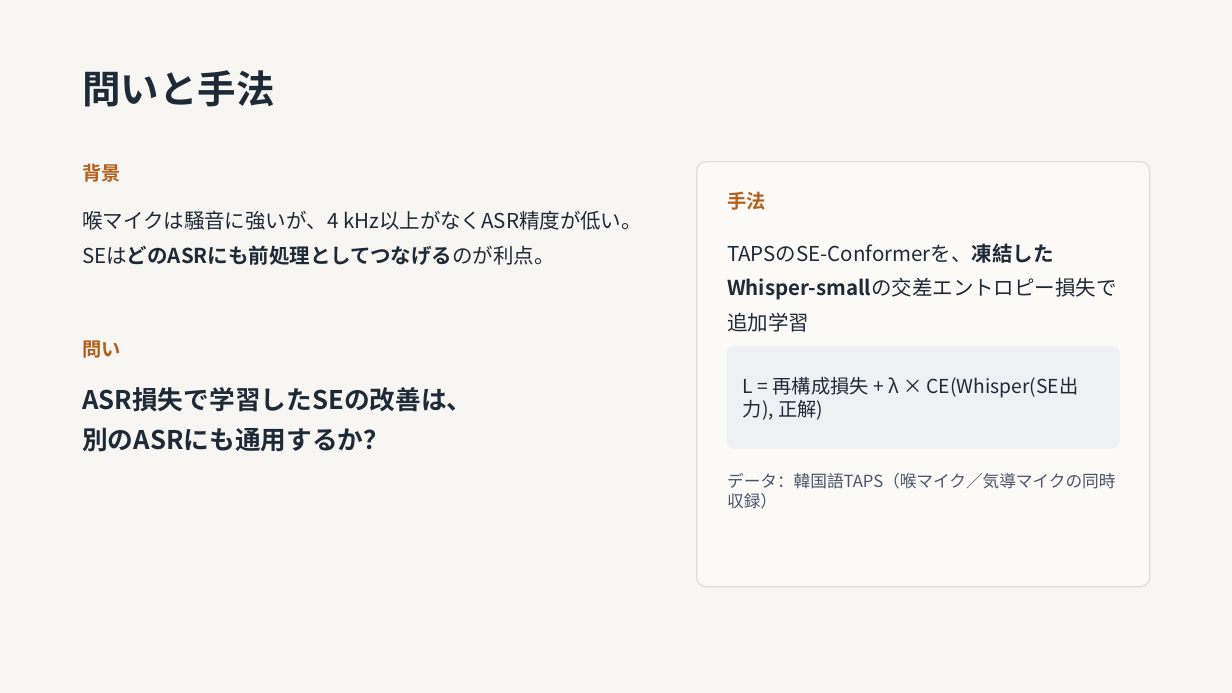
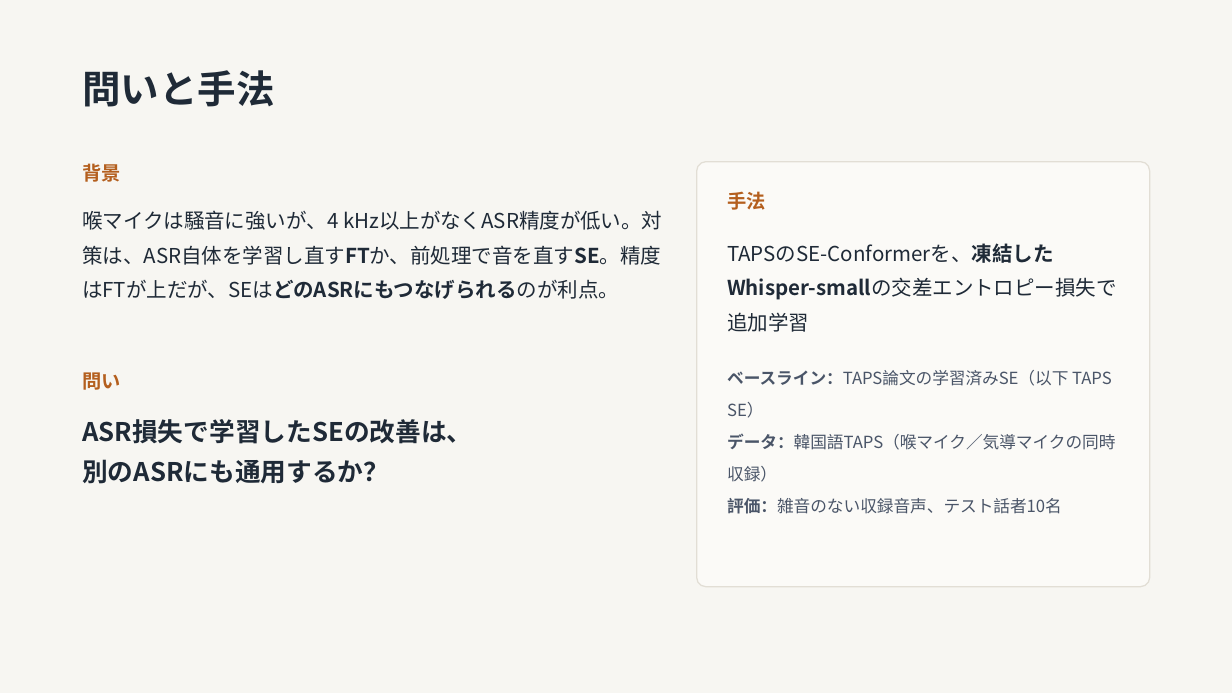
Before and after one commit to kasugayuji0716-art/bone-conduction-research, a slide deck: slide 2 of results/progress_slides_2026-09.pptx. Drawn at 1232x693 pixels with LibreOffice and Linux fonts; fonts in the diff are those of the drawing. Boxes give left, top, right and bottom in pixels: in the first picture for what was removed or moved away, otherwise in the second. Text is boxed around its words. In the diff, an @@ line names an element or a change of style, - is before the commit and + after.

```diff
--- a/results/progress_slides_2026-09.pptx
+++ b/results/progress_slides_2026-09.pptx
@@ text at (82,210,662,299): text changed @@
-喉マイクは騒音に強いが、4 kHz以上がなくASR精度が低い。SEはどのASRにも前処理としてつなげるのが利点。
+喉マイクは騒音に強いが、4 kHz以上がなくASR精度が低い。対策は、ASR自体を学習し直すFTか、前処理で音を直すSE。精度はFTが上だが、SEはどのASRにもつなげられるのが利点。
@@ text "ベースライン：TAPS論文の学習済みSE（以下 TAPS SE）": place and size @@
-text "ベースライン：TAPS論文の学習済みSE（以下 TAPS SE）" at (727,473,1115,509)
+text "ベースライン：TAPS論文の学習済みSE（以下 TAPS SE）" at (727,370,1115,514)
@@ rounded rectangle removed at (727,347,1119,448) @@
@@ text "問い": place and size @@
-text "問い" at (82,340,120,358)
+text "問い" at (82,372,120,390)
@@ text at (727,370,1112,418): paragraph added @@
+ベースライン：TAPS論文の学習済みSE（以下 TAPS SE）
@@ text removed at (743,377,1079,420) @@
-L = 再構成損失 + λ × CE(Whisper(SE出力), 正解)
@@ text "ASR損失で学習したSEの改善は、": place and size @@
-text "ASR損失で学習したSEの改善は、" at (82,387,472,452)
+text "ASR損失で学習したSEの改善は、" at (82,419,472,484)
@@ text at (727,433,1115,482): bold on in "データ：韓国語TAPS（喉マイク／気導マイクの同時収録）"; line spacing 1 to 1.6 @@
@@ text at (727,498,1062,514): paragraph added @@
+評価：雑音のない収録音声、テスト話者10名
```
Also in this commit, not shown: 3 other slides changed, 1 other file.
